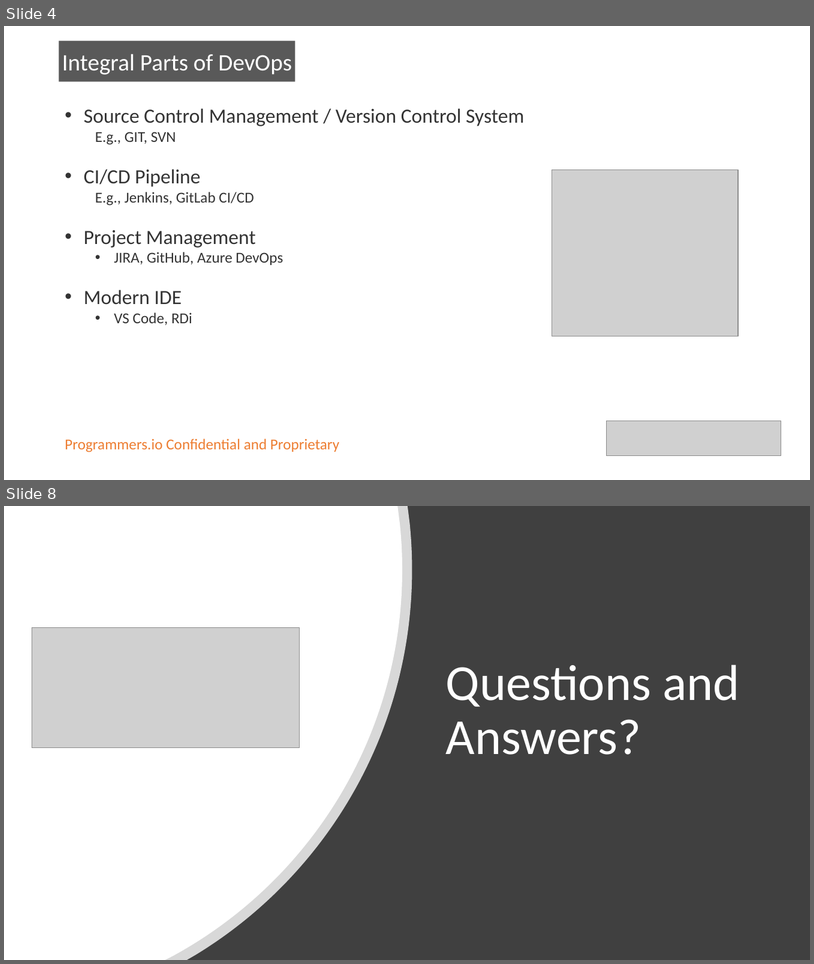
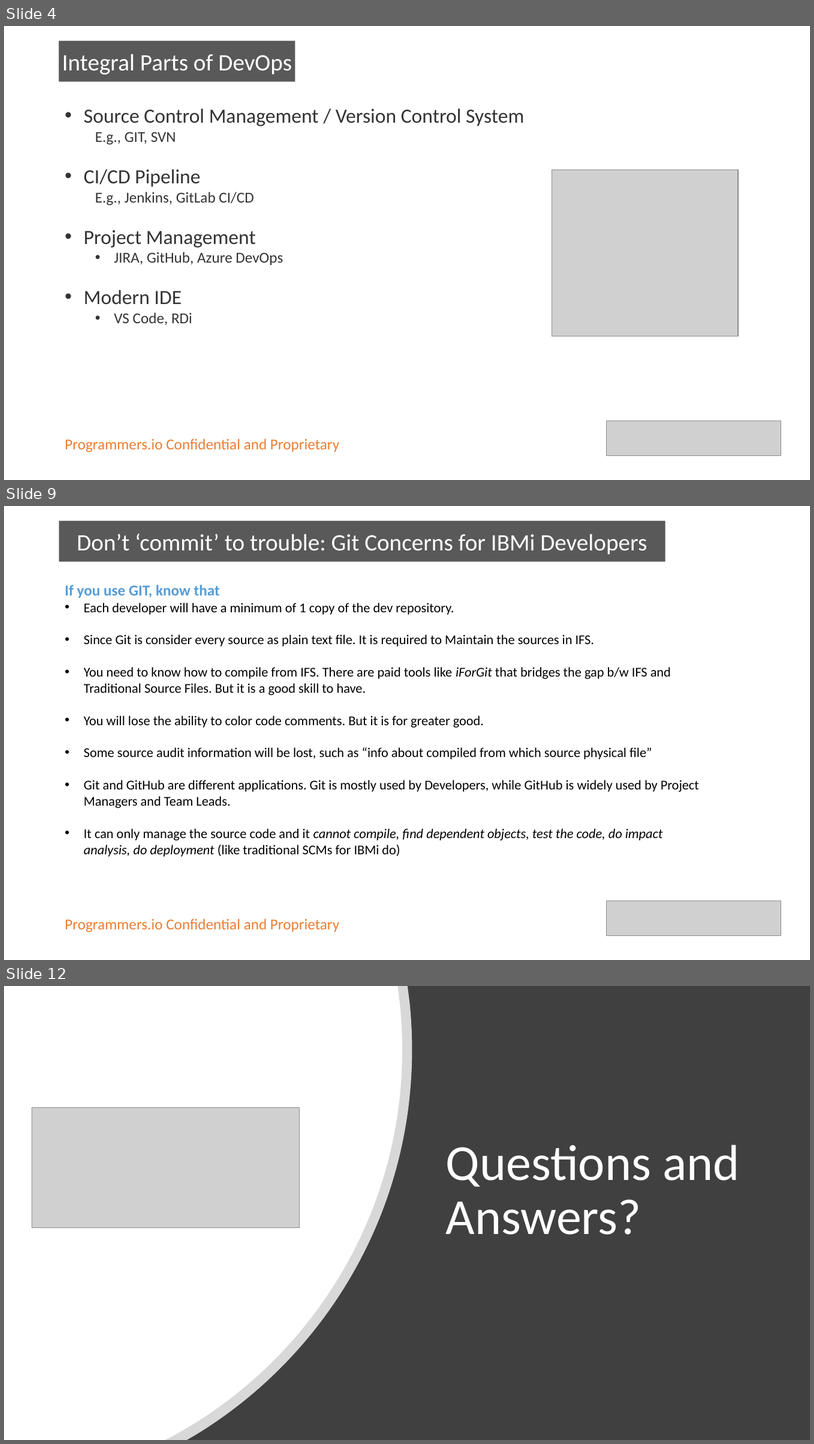
Before and after one commit to ravisankar-PIO/devopsonibmi, a slide deck: DevOps on IBMi.pptx. Shown one above the other, each under a label of ours: slides 4 and 8 before the commit, slides 4, 9 and 12 after it; the slides between them are not shown. The pictures are 814x964 and 814x1444 pixels, drawn with LibreOffice and Linux fonts; fonts in the diff are those of the drawing; grey boxes stand for pictures. Boxes give left, top, right and bottom in pixels: in the first picture for what was removed or moved away, otherwise in the second. Text is boxed around its words. In the diff, an @@ line names an element or a change of style, - is before the commit and + after.

```diff
--- a/DevOps on IBMi.pptx
+++ b/DevOps on IBMi.pptx
@@ slide 9 added at box(4, 506, 810, 960), background #FFFFFF @@
@@ rectangle added at box(59, 520, 666, 561), fill #595959, 28 pt, text #FFFFFF @@
+Don’t ‘commit’ to trouble: Git Concerns for IBMi Developers
@@ text added at box(65, 585, 699, 856), 16 pt, text #000000 @@
+If you use GIT, know that
+• Each developer will have a minimum of 1 copy of the dev repository.
+• Since Git is consider every source as plain text file. It is required to Maintain the sources in IFS.
+• You need to know how to compile from IFS. There are paid tools like iForGit that bridges the gap b/w IFS and Traditional Source Files. But it is a good skill to have.
+• You will lose the ability to color code comments. But it is for greater good.
+• Some source audit information will be lost, such as “info about compiled from which source physical file”
+• Git and GitHub are different applications. Git is mostly used by Developers, while GitHub is widely used by Project Managers and Team Leads.
+• It can only manage the source code and it cannot compile, find dependent objects, test the code, do impact analysis, do deployment (like traditional SCMs for IBMi do)
@@ picture added at box(607, 900, 782, 936) @@
@@ rectangle added at box(59, 912, 374, 936), outline #FFFFFF 0.75 pt, 18 pt, text #ED7D31 @@
+Programmers.io Confidential and Proprietary
@@ what was slide 8 is now slide 12 @@
```
Also in this commit, not shown: 4 slides changed, 3 other slides added, 1 other file.
